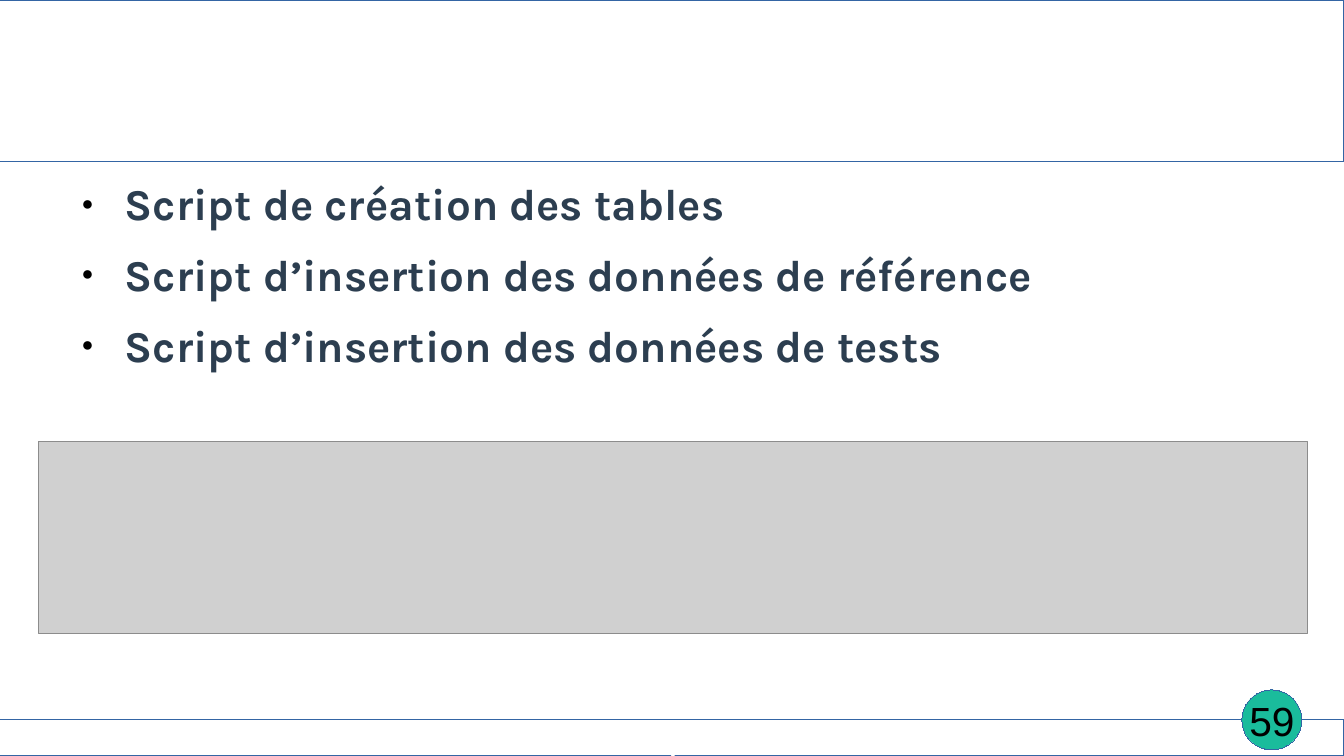
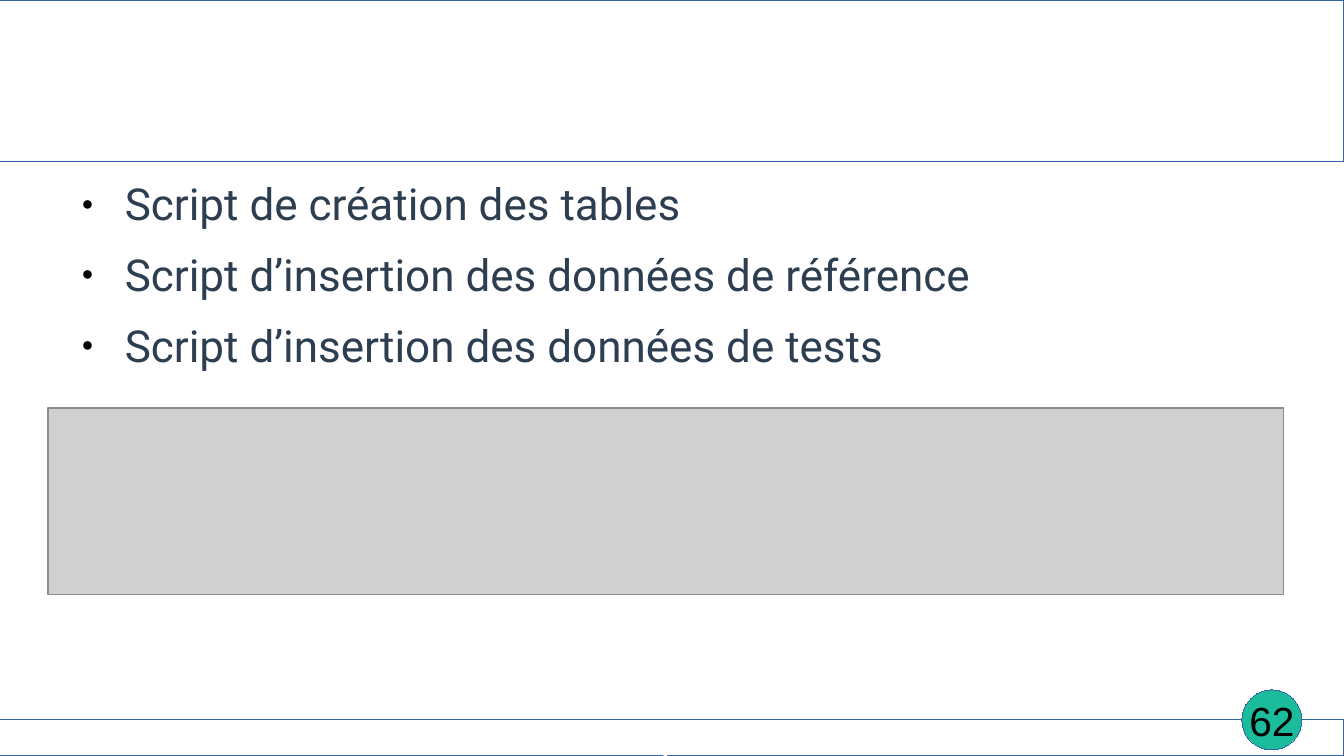
Before and after one commit to EmmaBroudic/Projet-Nooky, a slide deck: slide 62 of doc/Nooky4.odp (slide 59 before the commit). Drawn at 1344x756 pixels with LibreOffice and Linux fonts; fonts in the diff are those of the drawing; grey boxes stand for pictures. Boxes give left, top, right and bottom in pixels: in the first picture for what was removed or moved away, otherwise in the second. Text is boxed around its words. In the diff, an @@ line names an element or a change of style, - is before the commit and + after.

Commit message:
avancées slides, dossier projet et dossier pro + ajouts de tests

```diff
--- a/doc/Nooky4.odp
+++ b/doc/Nooky4.odp
@@ text "Script de création des tables" at [125,187,970,371]: font Karla to Roboto, bold off @@
@@ picture: place and size @@
-picture at [38,441,1307,633]
+picture at [48,409,1284,595]
@@ page number at [1249,707,1294,743]: text changed @@
-59
+62
@@ text at [487,755,856,756]: text changed @@
-Partie 6 : l'implémentation
+Partie 6 : Implémentation
```
Also in this commit, not shown: 56 other slides changed, 4 slides added, 15 other files.
